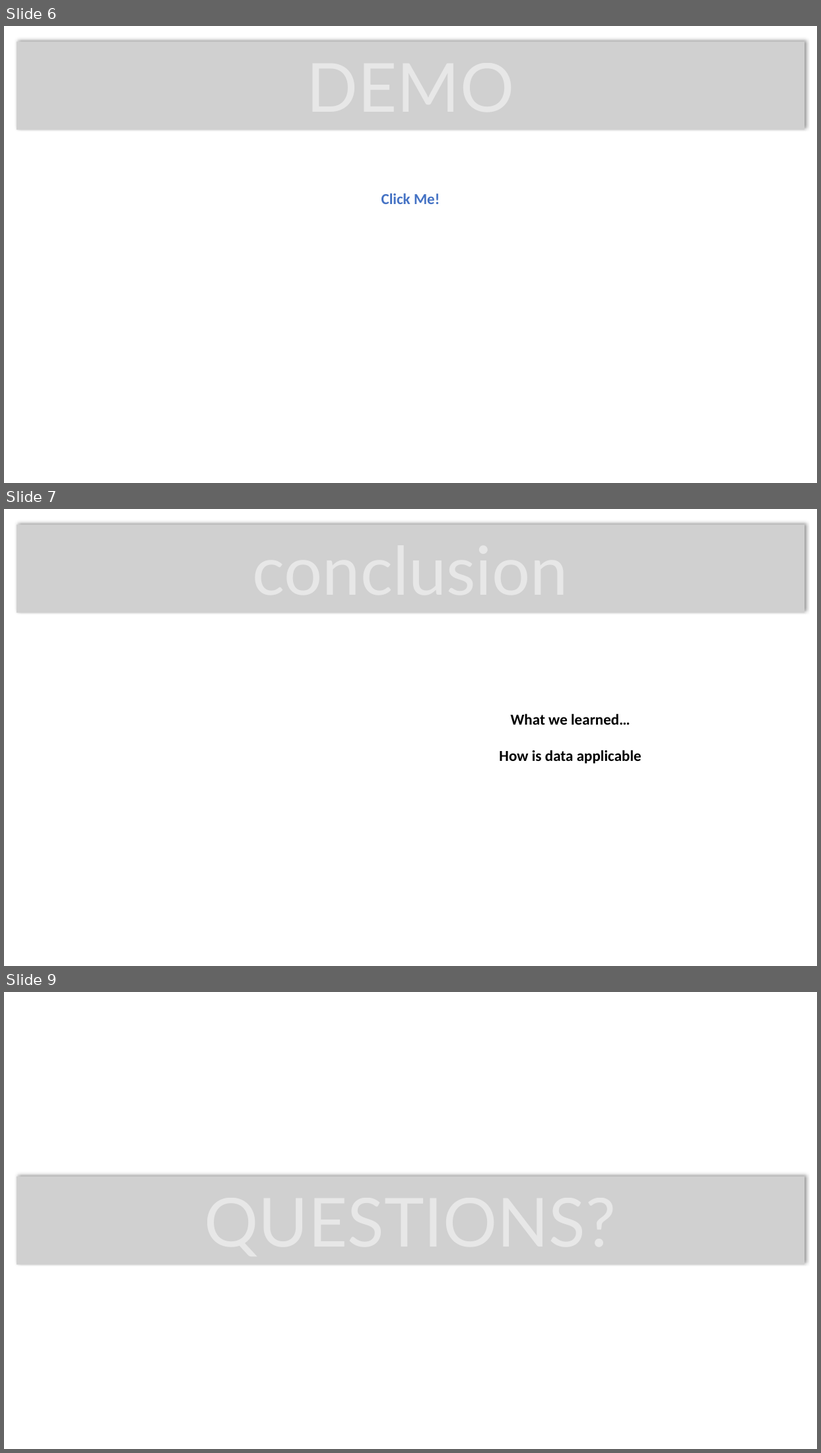
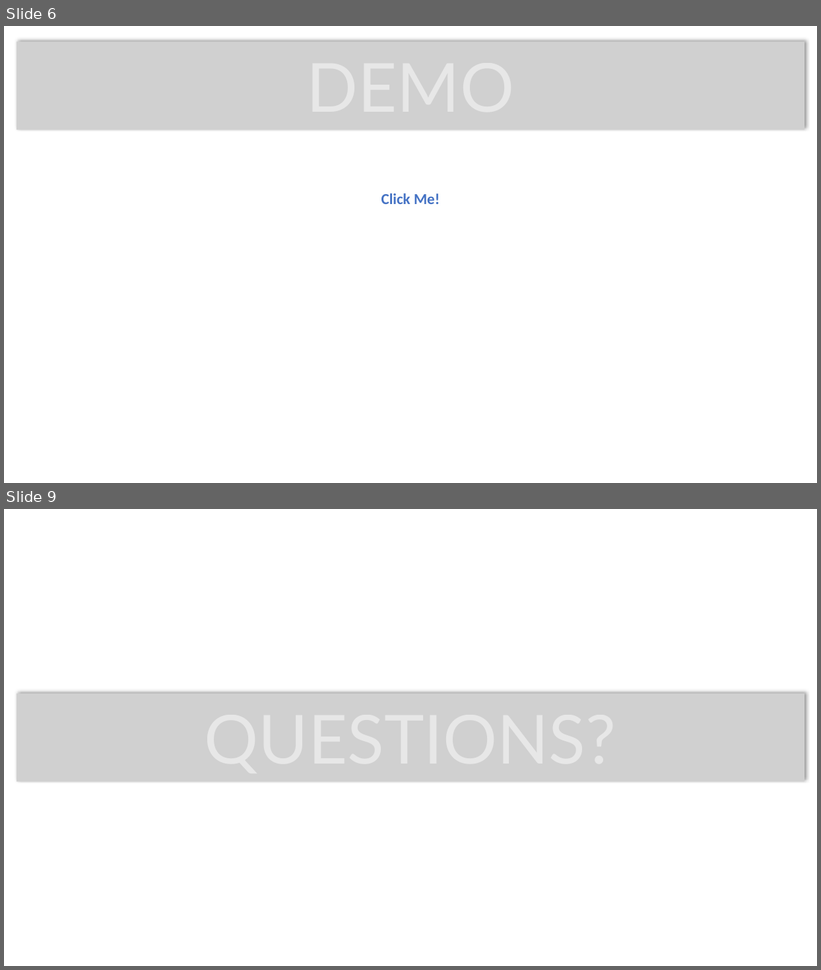
Before and after one commit to cljungkull/Project-2---CaliPolluts, a slide deck: presentation.pptx. Shown one above the other, each under a label of ours: slides 6, 7 and 9 before the commit, slides 6 and 9 after it; the slides between them are not shown. The pictures are 821x1453 and 821x970 pixels, drawn with LibreOffice and Linux fonts; fonts in the diff are those of the drawing; grey boxes stand for pictures; background and template pictures are left out. Boxes give left, top, right and bottom in pixels: in the first picture for what was removed or moved away, otherwise in the second. Text is boxed around its words. In the diff, an @@ line names an element or a change of style, - is before the commit and + after.

```diff
--- a/presentation.pptx
+++ b/presentation.pptx
@@ slide 7 removed at box(4, 509, 817, 966), background picture (left out) @@
@@ picture removed at box(17, 525, 805, 613) @@
-conclusion
@@ text removed at box(499, 714, 642, 764) @@
-What we learned…
-How is data applicable
```
Also in this commit, not shown: 4 slides changed, 1 slide added, 1 other slide removed.
